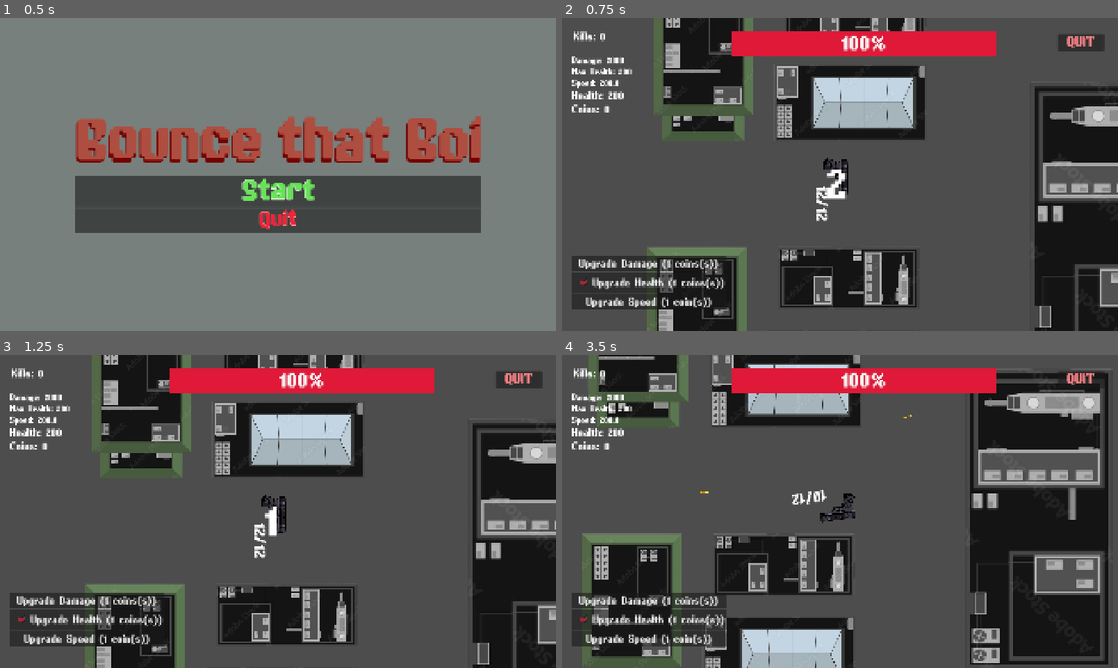
Above: before the commit, frames 1-4 (two rows, left to right).
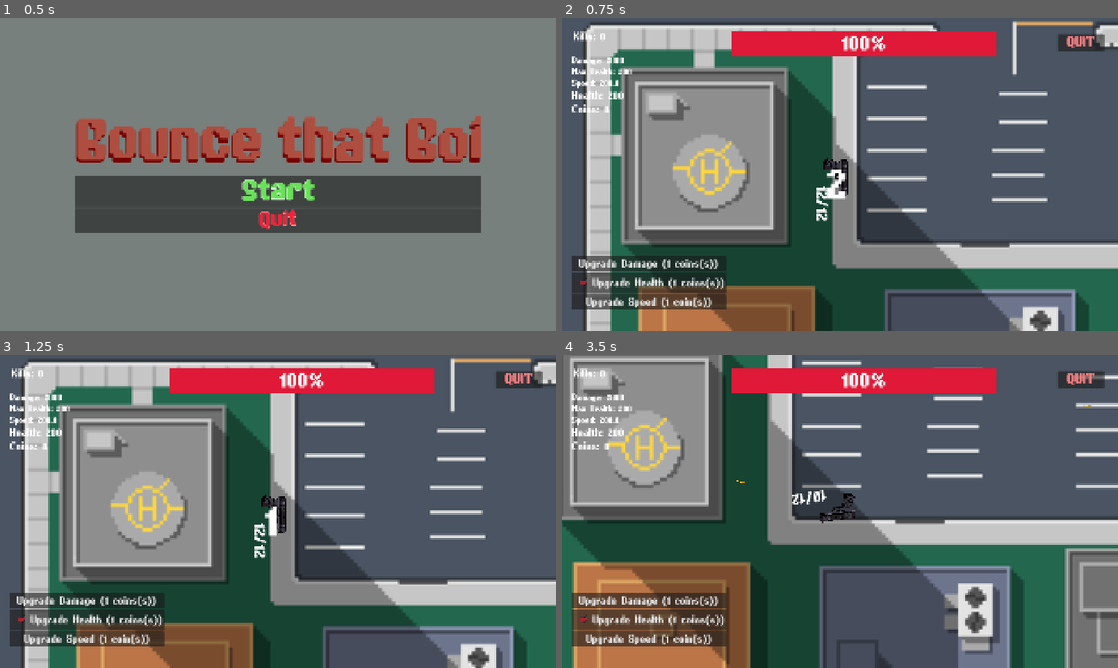
Above: after the commit, the same moments.

Repository: leo434472-oss/godot-game
Game: Godot game, scene res://main_menu.tscn
Same seed, same stepped clock (60 frames per second), same inputs: the game is played once before the commit and once after it.
Inputs (mouse positions are in pixels of both pictures, inside the frame that each line leads up to):
- Up to frame 1 (0.5 s): no input
- Up to frame 2 (0.75 s): click "Start" at 0.5 s
- Up to frame 3 (1.25 s): no input
- Up to frame 4 (3.5 s): click "Upgrade Damage (1 coins(s))" at 1.25 s; move the mouse to (962, 495) at 2.02 s; press the mouse at (962, 495) at 2.03 s; hold Right (ui_right) 2.03-2.78 s; move the mouse to (728, 527) at 2.77 s; release the mouse at (728, 527) at 2.78 s; hold Down (ui_down) from 2.78 s (still down); click (728, 527) at 2.85 s

Frame 1 is identical in both runs. In frame 2, 65% of the frame differs, in the area x 3-100%, y 0-100%; in frame 3, 65%; in frame 4, 71%, in the area x 0-100%, y 0-100%.

Commit message:
changedmapandothers

Diff:
--- a/Ennemies/enemy_buff.gd
+++ b/Ennemies/enemy_buff.gd
@@ -1,6 +1,6 @@
 extends CharacterBody2D
 var killcount : int = 0
-var enemy_buff_speed = 200
+var enemy_buff_speed = 150
 var enemy_buff_health :int= 300
 var enemy_buff_damage :int = 20
 func _ready() -> void:
--- a/Ennemies/enemy_fast.gd
+++ b/Ennemies/enemy_fast.gd
@@ -1,6 +1,6 @@
 extends CharacterBody2D
 var killcount : int = 0
-var enemy_fast_speed = 200
+var enemy_fast_speed = 175
 var enemy_fast_health :int= 100
 var enemy_normal_damage :int = 10
 
--- a/level.tscn
+++ b/level.tscn
@@ -6,8 +6,8 @@
 [ext_resource type="FontFile" uid="uid://bysc47c2iiipm" path="res://Fonts/Game Paused DEMO.otf" id="2_oi3di"]
 [ext_resource type="Script" uid="uid://c15kdf70uw8e6" path="res://button.gd" id="3_0b4ue"]
 [ext_resource type="Texture2D" uid="uid://d18dd24358aic" path="res://HealthUpIcon.png" id="4_km5ld"]
-[ext_resource type="Texture2D" uid="uid://c0kgw73bet41u" path="res://Sprites/Background.png" id="5_f2txt"]
 [ext_resource type="AudioStream" uid="uid://b042pgsld2iys" path="res://Sounds/Grenade3.wav" id="7_n6hdu"]
+[ext_resource type="Texture2D" uid="uid://cj8c0pli00as4" path="res://Sprites/ufinsihedmap.webp" id="8_km5ld"]
 
 [sub_resource type="StyleBoxFlat" id="StyleBoxFlat_8cye3"]
 
@@ -16,39 +16,6 @@
 
 [sub_resource type="Theme" id="Theme_km5ld"]
 
-[sub_resource type="RectangleShape2D" id="RectangleShape2D_ajodo"]
-size = Vector2(698.5, 348)
-
-[sub_resource type="RectangleShape2D" id="RectangleShape2D_n6hdu"]
-size = Vector2(704, 382.00012)
-
-[sub_resource type="RectangleShape2D" id="RectangleShape2D_ntjt8"]
-size = Vector2(744.62506, 432)
-
-[sub_resource type="RectangleShape2D" id="RectangleShape2D_km5ld"]
-size = Vector2(684.625, 386)
-
-[sub_resource type="RectangleShape2D" id="RectangleShape2D_h3wsx"]
-size = Vector2(437.44147, 547.7501)
-
-[sub_resource type="RectangleShape2D" id="RectangleShape2D_r3u8s"]
-size = Vector2(638.42883, 313)
-
-[sub_resource type="RectangleShape2D" id="RectangleShape2D_05w1u"]
-size = Vector2(387.156, 145.40375)
-
-[sub_resource type="RectangleShape2D" id="RectangleShape2D_kp4u4"]
-size = Vector2(683.9054, 333.64227)
-
-[sub_resource type="RectangleShape2D" id="RectangleShape2D_i2t4f"]
-size = Vector2(337.61475, 466.05505)
-
-[sub_resource type="RectangleShape2D" id="RectangleShape2D_8cye3"]
-size = Vector2(550.56165, 278.8991)
-
-[sub_resource type="RectangleShape2D" id="RectangleShape2D_2orkt"]
-size = Vector2(624.3513, 302.4496)
-
 [sub_resource type="RectangleShape2D" id="RectangleShape2D_krcgb"]
 size = Vector2(3573, 114)
 
@@ -60,6 +27,21 @@
 
 [sub_resource type="RectangleShape2D" id="RectangleShape2D_1ainy"]
 size = Vector2(88, 2462)
+
+[sub_resource type="RectangleShape2D" id="RectangleShape2D_rf317"]
+size = Vector2(383, 406)
+
+[sub_resource type="RectangleShape2D" id="RectangleShape2D_tqe3p"]
+size = Vector2(408, 316)
+
+[sub_resource type="RectangleShape2D" id="RectangleShape2D_t21m7"]
+size = Vector2(440.5, 318)
+
+[sub_resource type="RectangleShape2D" id="RectangleShape2D_ruvas"]
+size = Vector2(655.5, 368)
+
+[sub_resource type="RectangleShape2D" id="RectangleShape2D_lfcqr"]
+size = Vector2(382, 846)
 
 [node name="level" type="Node2D" unique_id=1452691641]
 script = ExtResource("1_u52ul")
@@ -192,115 +174,6 @@
 [node name="EnemySpawnTimer" type="Timer" parent="." unique_id=1709929050]
 wait_time = 5.0
 
-[node name="Buildings1" type="StaticBody2D" parent="." unique_id=1326072139]
-rotation = -1.5707964
-collision_layer = 3
-
-[node name="Sprite2D" type="Sprite2D" parent="Buildings1" unique_id=165726624]
-position = Vector2(-958, 1374)
-scale = Vector2(1.5223341, 1.6388264)
-texture = ExtResource("5_f2txt")
-
-[node name="CollisionShape2D" type="CollisionShape2D" parent="Buildings1" unique_id=1332465467]
-position = Vector2(-624.25006, 1106)
-shape = SubResource("RectangleShape2D_ajodo")
-
-[node name="CollisionShape2D3" type="CollisionShape2D" parent="Buildings1" unique_id=1696995108]
-position = Vector2(-631.00006, 1107)
-shape = SubResource("RectangleShape2D_n6hdu")
-
-[node name="CollisionShape2D2" type="CollisionShape2D" parent="Buildings1" unique_id=963444654]
-position = Vector2(-655.68756, 1592)
-shape = SubResource("RectangleShape2D_ntjt8")
-
-[node name="CollisionShape2D4" type="CollisionShape2D" parent="Buildings1" unique_id=1116809746]
-position = Vector2(-655.68756, 1592)
-shape = SubResource("RectangleShape2D_km5ld")
-
-[node name="Buldings2" type="StaticBody2D" parent="." unique_id=2065741569]
-position = Vector2(50, 450)
-scale = Vector2(0.545, 0.545)
-collision_layer = 3
-
-[node name="Sprite2D" type="Sprite2D" parent="Buldings2" unique_id=1218851665]
-position = Vector2(582, 735)
-scale = Vector2(1.316, 1.2648903)
-texture = ExtResource("5_f2txt")
-
-[node name="CollisionShape2D" type="CollisionShape2D" parent="Buldings2" unique_id=349120726]
-position = Vector2(221.00002, 678.00006)
-shape = SubResource("RectangleShape2D_h3wsx")
-
-[node name="CollisionShape2D2" type="CollisionShape2D" parent="Buldings2" unique_id=640986034]
-position = Vector2(862, 526)
-shape = SubResource("RectangleShape2D_r3u8s")
-
-[node name="CollisionShape2D3" type="CollisionShape2D" parent="Buldings2" unique_id=231939721]
-position = Vector2(220.5, 1006)
-shape = SubResource("RectangleShape2D_05w1u")
-
-[node name="CollisionShape2D4" type="CollisionShape2D" parent="Buldings2" unique_id=2011480577]
-position = Vector2(841.5, 906)
-shape = SubResource("RectangleShape2D_kp4u4")
-
-[node name="CollisionShape2D5" type="CollisionShape2D" parent="Buldings2" unique_id=1086993051]
-position = Vector2(221.00002, 678.00006)
-scale = Vector2(1.08, 1.08)
-shape = SubResource("RectangleShape2D_h3wsx")
-
-[node name="CollisionShape2D6" type="CollisionShape2D" parent="Buldings2" unique_id=1501469990]
-position = Vector2(862, 526)
-scale = Vector2(1.08, 1.08)
-shape = SubResource("RectangleShape2D_r3u8s")
-
-[node name="CollisionShape2D7" type="CollisionShape2D" parent="Buldings2" unique_id=714447703]
-position = Vector2(220.5, 1006)
-scale = Vector2(1.08, 1.08)
-shape = SubResource("RectangleShape2D_05w1u")
-
-[node name="CollisionShape2D8" type="CollisionShape2D" parent="Buldings2" unique_id=500783370]
-position = Vector2(841.5, 906)
-scale = Vector2(1.08, 1.08)
-shape = SubResource("RectangleShape2D_kp4u4")
-
-[node name="Buldings3" type="StaticBody2D" parent="." unique_id=1627280044]
-position = Vector2(50, 450)
-scale = Vector2(0.545, 0.545)
-collision_layer = 3
-
-[node name="Sprite2D" type="Sprite2D" parent="Buldings3" unique_id=1443918878]
-position = Vector2(609.17426, -383.48624)
-scale = Vector2(1.316, 1.2648903)
-texture = ExtResource("5_f2txt")
-
-[node name="CollisionShape2D" type="CollisionShape2D" parent="Buldings3" unique_id=1675118470]
-position = Vector2(240.36693, -455.04584)
-shape = SubResource("RectangleShape2D_h3wsx")
-
-[node name="CollisionShape2D7" type="CollisionShape2D" parent="Buldings3" unique_id=1897206177]
-position = Vector2(240.36693, -455.04584)
-shape = SubResource("RectangleShape2D_i2t4f")
-
-[node name="CollisionShape2D2" type="CollisionShape2D" parent="Buldings3" unique_id=1041541414]
-position = Vector2(902.7008, -587.15594)
-shape = SubResource("RectangleShape2D_r3u8s")
-
-[node name="CollisionShape2D6" type="CollisionShape2D" parent="Buldings3" unique_id=607167269]
-position = Vector2(902.7008, -587.15594)
-shape = SubResource("RectangleShape2D_8cye3")
-
-[node name="CollisionShape2D3" type="CollisionShape2D" parent="Buldings3" unique_id=1352722223]
-position = Vector2(255.96333, -116.738525)
-shape = SubResource("RectangleShape2D_05w1u")
-
-[node name="CollisionShape2D4" type="CollisionShape2D" parent="Buldings3" unique_id=1237378707]
-position = Vector2(886.9069, -221.867)
-shape = SubResource("RectangleShape2D_kp4u4")
-
-[node name="CollisionShape2D5" type="CollisionShape2D" parent="Buldings3" unique_id=1874842230]
-position = Vector2(893.3289, -217.27985)
-shape = SubResource("RectangleShape2D_2orkt")
-
 [node name="WorldBorders" type="StaticBody2D" parent="." unique_id=105992697]
 
 [node name="CollisionShape2D4" type="CollisionShape2D" parent="WorldBorders" unique_id=1900533584]
@@ -320,6 +193,37 @@
 shape = SubResource("RectangleShape2D_1ainy")
 
 [node name="Player" parent="." unique_id=1763412074 instance=ExtResource("2_1ainy")]
+
+[node name="map" type="StaticBody2D" parent="." unique_id=56043695]
+collision_layer = 255
+collision_mask = 255
+
+[node name="Sprite2D" type="Sprite2D" parent="map" unique_id=269800595]
+position = Vector2(890, 623)
+scale = Vector2(3.1919925, 3.2444952)
+texture = ExtResource("8_km5ld")
+
+[node name="CollisionShape2D" type="CollisionShape2D" parent="map" unique_id=162673165]
+position = Vector2(187.5, 455)
+shape = SubResource("RectangleShape2D_rf317")
+
+[node name="CollisionShape2D2" type="CollisionShape2D" parent="map" unique_id=916297484]
+position = Vector2(239, 915)
+shape = SubResource("RectangleShape2D_tqe3p")
+
+[node name="CollisionShape2D3" type="CollisionShape2D" parent="map" unique_id=191699142]
+position = Vector2(821.75, 922)
+shape = SubResource("RectangleShape2D_t21m7")
+
+[node name="CollisionShape2D4" type="CollisionShape2D" parent="map" unique_id=1560299160]
+position = Vector2(1494.25, 906)
+shape = SubResource("RectangleShape2D_ruvas")
+
+[node name="CollisionShape2D5" type="CollisionShape2D" parent="map" unique_id=1515376431]
+position = Vector2(1657, 666)
+shape = SubResource("RectangleShape2D_lfcqr")
+
+[node name="CollisionShape2D6" type="CollisionShape2D" parent="map" unique_id=351480534]
 
 [connection signal="pressed" from="HUD/UI/UpgradeButtons/DamageUp" to="." method="_on_damage_up_pressed"]
 [connection signal="pressed" from="HUD/UI/UpgradeButtons/HealthUp" to="." method="_on_health_up_pressed"]
--- a/main_menu.gd
+++ b/main_menu.gd
@@ -3,12 +3,14 @@
 # Called when the node enters the scene tree for the first time.
 func _ready() -> void:
 	while $MenuSound.playing == false:
+		$MenuSound.pitch_scale = 0.7
 		$MenuSound.play()
 # Called every frame. 'delta' is the elapsed time since the previous frame.
 func _process(delta: float) -> void:
 	pass
 
 func _on_start_button_pressed() -> void:
+	$StartSound.volume_db = -15
 	$StartSound.play()
 	get_tree().change_scene_to_file("res://level.tscn")
 
Not shown, changed: Sounds/StartSound.mp3.import
Binary file added: Sprites/ufinsihedmap.webp
Not shown, added: Sprites/ufinsihedmap.webp.import
